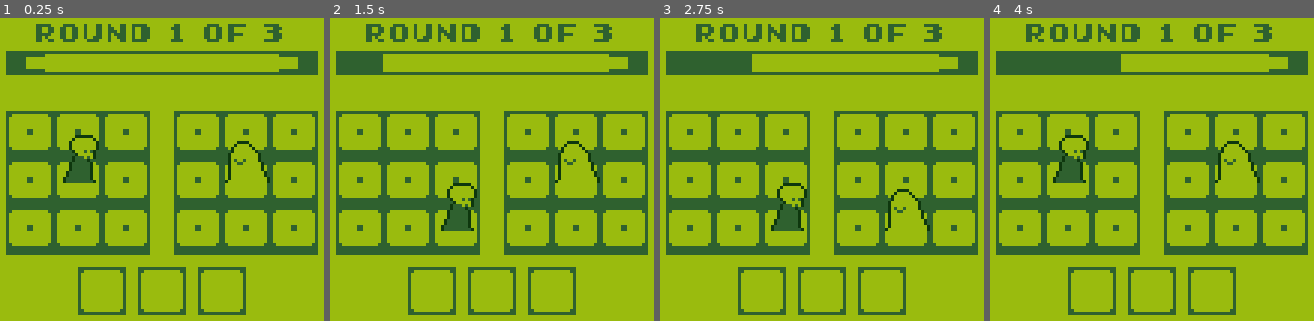
Above: before the commit, frames 1-4 (left to right).
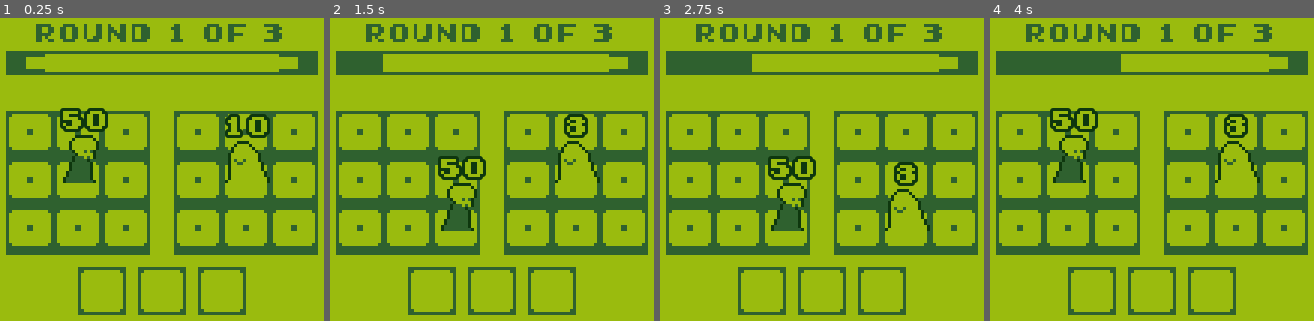
Above: after the commit, the same moments.

Repository: myshmeh/skullmanQuitsAJob
Game: Godot game, scene res://scenes/BattleField.tscn
Two runs of this game, one before a commit and one after it. Both use one fixed random seed, a clock stepped at 60 frames per second and the inputs below.
Inputs:
- Up to frame 1 (0.25 s): no input
- Up to frame 2 (1.5 s): tap Enter (ui_accept) at 0.5, 0.77 s; hold Right (ui_right) 0.53-1.28 s; hold Down (ui_down) from 1.28 s (still down)
- Up to frame 3 (2.75 s): tap Enter (ui_accept) at 1.52 s; release Down (ui_down) at 2.03 s; hold Right (ui_right) from 2.03 s (still down)
- Up to frame 4 (4 s): release Right (ui_right) at 2.78 s; hold Up (ui_up) 2.78-3.53 s; tap Enter (ui_accept) at 3.02, 3.5, 3.77 s; hold Left (ui_left) from 3.53 s (still down)

The runs differ from the first frame. In frame 1, 1.3% of the frame differs, in the area x 18-84%, y 29-40%; in frame 2, 1.1%; in frame 3, 1.1%; in frame 4, 1.2%.

Commit message:
added attacked animation to battle field tile, added slime spit

Diff:
--- a/project.godot
+++ b/project.godot
@@ -59,7 +59,7 @@
 
 2d_physics/layer_1="player"
 2d_physics/layer_2="enemy"
-2d_physics/layer_3="environment"
+2d_physics/layer_3="tile"
 
 [rendering]
 
--- a/scenes/BattleFieldTile.tscn
+++ b/scenes/BattleFieldTile.tscn
@@ -1,9 +1,54 @@
-[gd_scene load_steps=2 format=2]
+[gd_scene load_steps=6 format=2]
 
 [ext_resource path="res://images/environmentals/battle_field_tile.png" type="Texture" id=1]
+[ext_resource path="res://images/environmentals/battle_field_tile2.png" type="Texture" id=2]
 
+[sub_resource type="GDScript" id=2]
+script/source = "extends RigidBody2D
 
-[node name="BattleFieldTile" type="Node2D"]
+export var player_collision_mask: int = 1
+onready var animated_sprite = $AnimatedSprite
 
-[node name="Sprite" type="Sprite" parent="."]
-texture = ExtResource( 1 )
+func _ready():
+	animated_sprite.play(\"idle\")
+
+func _on_BattleFieldTile_body_entered(body):
+	collision_mask = player_collision_mask
+	animated_sprite.play(\"attacked\")
+
+func _on_BattleFieldTile_body_exited(body):
+	collision_mask = player_collision_mask
+	animated_sprite.play(\"idle\")
+"
+
+[sub_resource type="SpriteFrames" id=3]
+animations = [ {
+"frames": [ ExtResource( 1 ) ],
+"loop": true,
+"name": "idle",
+"speed": 5.0
+}, {
+"frames": [ ExtResource( 2 ) ],
+"loop": true,
+"name": "attacked",
+"speed": 5.0
+} ]
+
+[sub_resource type="RectangleShape2D" id=1]
+extents = Vector2( 8, 8 )
+
+[node name="BattleFieldTile" type="RigidBody2D"]
+collision_layer = 4
+collision_mask = 0
+mode = 3
+script = SubResource( 2 )
+
+[node name="AnimatedSprite" type="AnimatedSprite" parent="."]
+frames = SubResource( 3 )
+animation = "idle"
+playing = true
+
+[node name="CollisionShape2D" type="CollisionShape2D" parent="."]
+shape = SubResource( 1 )
+[connection signal="body_entered" from="." to="." method="_on_BattleFieldTile_body_entered"]
+[connection signal="body_exited" from="." to="." method="_on_BattleFieldTile_body_exited"]
--- a/scenes/Enemy.tscn
+++ b/scenes/Enemy.tscn
@@ -1,9 +1,15 @@
-[gd_scene load_steps=3 format=2]
+[gd_scene load_steps=5 format=2]
 
 [ext_resource path="res://scripts/Enemy.gd" type="Script" id=1]
+[ext_resource path="res://Early GameBoy.ttf" type="DynamicFontData" id=2]
 
 [sub_resource type="RectangleShape2D" id=1]
 extents = Vector2( 8, 8 )
+
+[sub_resource type="DynamicFont" id=2]
+size = 8
+outline_size = 1
+font_data = ExtResource( 2 )
 
 [node name="Enemy" type="RigidBody2D"]
 collision_layer = 2
@@ -15,3 +21,18 @@
 
 [node name="CollisionShape2D" type="CollisionShape2D" parent="."]
 shape = SubResource( 1 )
+
+[node name="LifeIndicator" type="Label" parent="."]
+margin_left = -19.176
+margin_top = -27.6672
+margin_right = 20.824
+margin_bottom = -13.6672
+custom_fonts/font = SubResource( 2 )
+custom_colors/font_color = Color( 0.607843, 0.737255, 0.0588235, 1 )
+custom_colors/font_outline_modulate = Color( 0.0588235, 0.219608, 0.0588235, 1 )
+text = "99"
+align = 1
+valign = 2
+__meta__ = {
+"_edit_use_anchors_": false
+}
--- a/scenes/Player.tscn
+++ b/scenes/Player.tscn
@@ -1,11 +1,17 @@
-[gd_scene load_steps=5 format=2]
+[gd_scene load_steps=7 format=2]
 
 [ext_resource path="res://images/player/player.png" type="Texture" id=1]
 [ext_resource path="res://scripts/Player.gd" type="Script" id=2]
 [ext_resource path="res://scenes/Gun.tscn" type="PackedScene" id=3]
+[ext_resource path="res://Early GameBoy.ttf" type="DynamicFontData" id=4]
 
 [sub_resource type="RectangleShape2D" id=1]
 extents = Vector2( 8, 8 )
+
+[sub_resource type="DynamicFont" id=2]
+size = 8
+outline_size = 1
+font_data = ExtResource( 4 )
 
 [node name="Player" type="RigidBody2D"]
 collision_mask = 0
@@ -22,3 +28,22 @@
 
 [node name="CollisionShape2D" type="CollisionShape2D" parent="."]
 shape = SubResource( 1 )
+
+[node name="LifeIndicator" type="Label" parent="."]
+anchor_left = 0.5
+anchor_top = 0.5
+anchor_right = 0.5
+anchor_bottom = 0.5
+margin_left = -17.4176
+margin_top = -30.1758
+margin_right = 22.5824
+margin_bottom = -16.1758
+custom_fonts/font = SubResource( 2 )
+custom_colors/font_color = Color( 0.607843, 0.737255, 0.0588235, 1 )
+custom_colors/font_outline_modulate = Color( 0.0588235, 0.219608, 0.0588235, 1 )
+text = "50"
+align = 1
+valign = 2
+__meta__ = {
+"_edit_use_anchors_": false
+}
--- a/scenes/Slime.tscn
+++ b/scenes/Slime.tscn
@@ -15,4 +15,8 @@
 [node name="Timer" type="Timer" parent="." index="1"]
 wait_time = 2.0
 autostart = true
+
+[node name="LifeIndicator" parent="." index="3"]
+margin_top = -27.9002
+margin_bottom = -13.9002
 [connection signal="timeout" from="Timer" to="." method="_on_Timer_timeout"]
--- /dev/null
+++ b/scenes/SlimeSpit.tscn
@@ -0,0 +1,16 @@
+[gd_scene load_steps=3 format=2]
+
+[ext_resource path="res://images/environmentals/explosion_bit1.png" type="Texture" id=1]
+
+[sub_resource type="RectangleShape2D" id=1]
+extents = Vector2( 16, 16 )
+
+[node name="SlimeSpit" type="RigidBody2D"]
+mode = 3
+
+[node name="Sprite" type="Sprite" parent="."]
+position = Vector2( 0, -8 )
+texture = ExtResource( 1 )
+
+[node name="CollisionShape2D" type="CollisionShape2D" parent="."]
+shape = SubResource( 1 )
--- a/scripts/Enemy.gd
+++ b/scripts/Enemy.gd
@@ -3,6 +3,7 @@
 export var start_pure_position_x: int = 1
 export var start_pure_position_y: int = 1
 export var life_max: int = 10
+onready var life_indicator = $LifeIndicator
 var life: int
 var velocity: Vector2
 var pure_position: Vector2
@@ -10,10 +11,11 @@
 signal enemy_dead(position)
 
 func _ready():
-	life = life_max
 	velocity = Vector2.ZERO
 	pure_position = Vector2(start_pure_position_x, start_pure_position_y)
 	offset_position = Vector2.ZERO
+	life = life_max
+	life_indicator.text = String(life)
 
 func bind_pure_position(pure_position: Vector2, tile_xdir_num: int, tile_ydir_num: int) -> Vector2:
 	if pure_position.y < 0:
@@ -34,8 +36,8 @@
 
 func take_hit(power: int):
 	life = apply_damage(life, power)
+	life_indicator.text = String(life)
 	if life == 0:
-		print(self.name, " is dead")
 		emit_signal("enemy_dead", global_position)
 		queue_free()
 
--- a/scripts/Player.gd
+++ b/scripts/Player.gd
@@ -2,7 +2,10 @@
 
 export var start_pure_position_x: int = 1
 export var start_pure_position_y: int = 1
+export var life_max: int = 50
 onready var gun = $Gun
+onready var life_indicator = $LifeIndicator
+var life: int
 var velocity: Vector2
 var pure_position: Vector2
 var offset_position: Vector2
@@ -11,6 +14,8 @@
 	velocity = Vector2.ZERO
 	pure_position = Vector2(start_pure_position_x, start_pure_position_y)
 	offset_position = Vector2.ZERO
+	life = life_max
+	life_indicator.text = String(life)
 
 func _process(delta):
 	velocity = translate_input_to_velocity()
